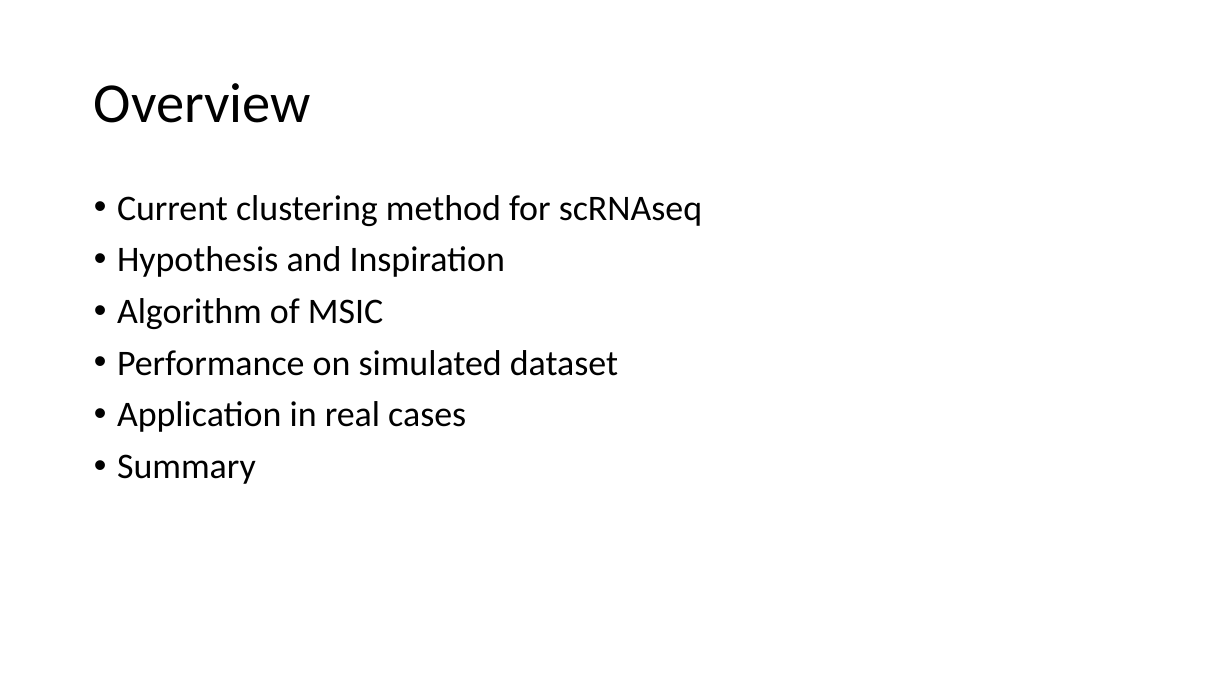
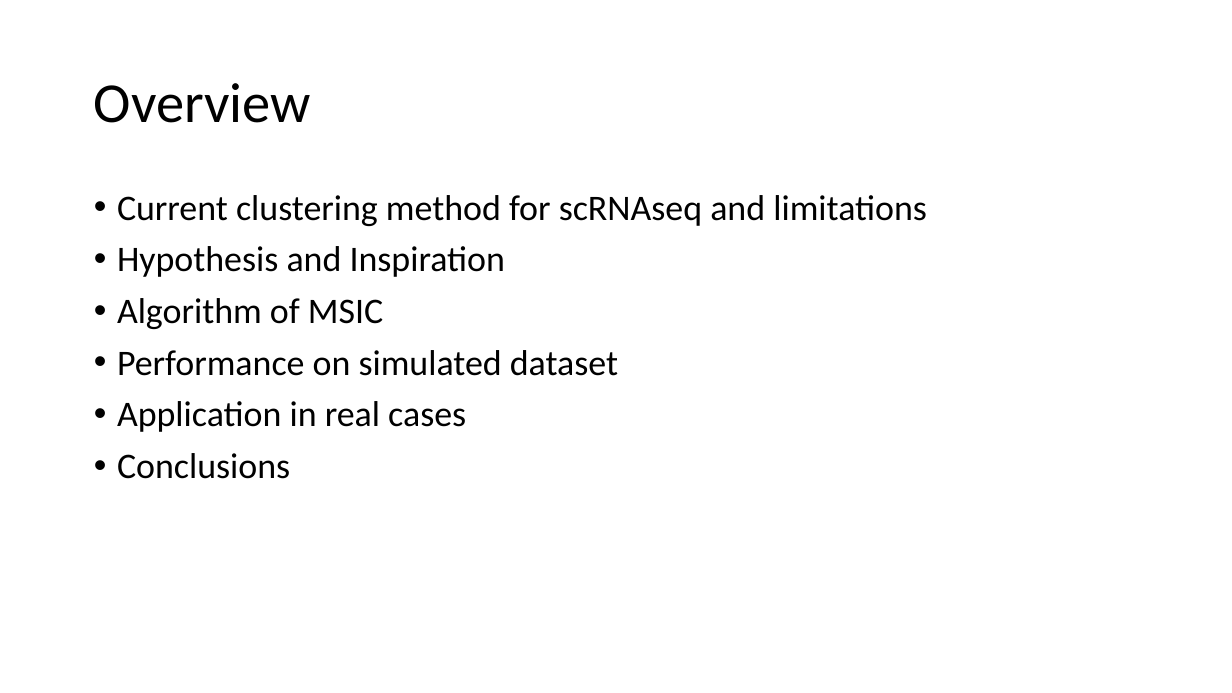
Before and after one commit to leezx/GBSI, a slide deck: slide 2 of MSIC.pptx. Drawn at 1232x693 pixels with LibreOffice and Linux fonts; fonts in the diff are those of the drawing. Boxes give left, top, right and bottom in pixels: in the first picture for what was removed or moved away, otherwise in the second. Text is boxed around its words. In the diff, an @@ line names an element or a change of style, - is before the commit and + after.

```diff
--- a/MSIC.pptx
+++ b/MSIC.pptx
@@ text at (x1=117, y1=195, x2=927, y2=226): text changed @@
-• Current clustering method for scRNAseq
+• Current clustering method for scRNAseq and limitations
@@ text at (x1=117, y1=453, x2=290, y2=479): text changed @@
-• Summary
+• Conclusions
```
Also in this commit, not shown: 9 other slides changed, 1 slide added, 5 other files.
